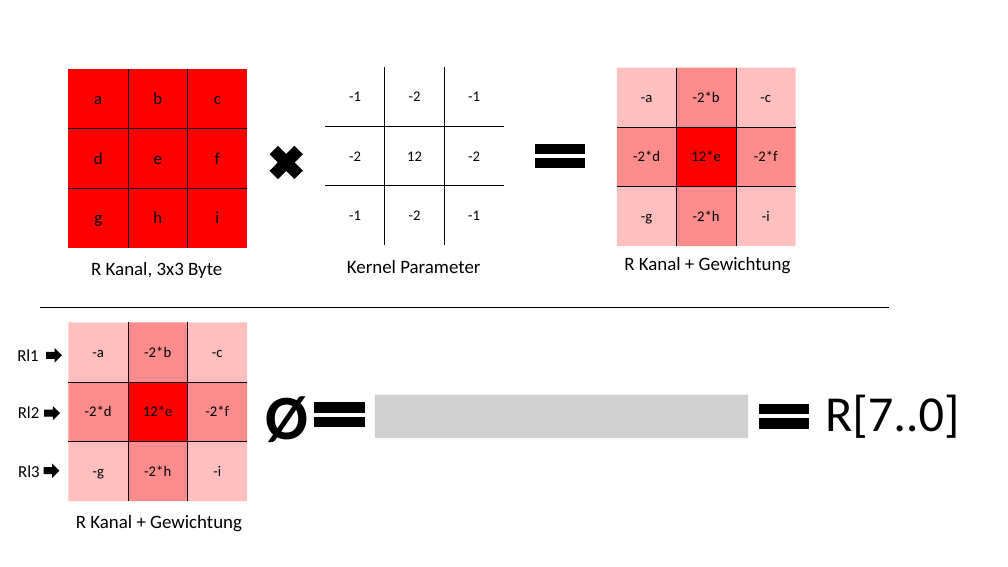
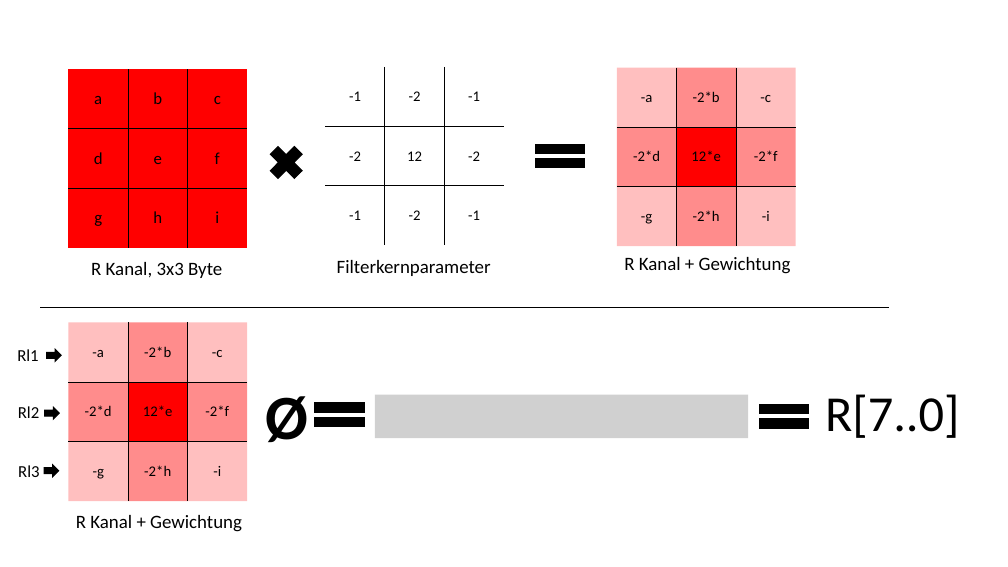
Before and after one commit to Chriss95De/Bachelors-Thesis-VHDL-Pattern-Detection, a slide deck: slide 16 of Dokumentation/Stand Oster/Grafiken.pptx (slide 15 before the commit). Drawn at 1008x567 pixels with LibreOffice and Linux fonts; fonts in the diff are those of the drawing; grey boxes stand for pictures. Boxes give left, top, right and bottom in pixels: in the first picture for what was removed or moved away, otherwise in the second. Text is boxed around its words. In the diff, an @@ line names an element or a change of style, - is before the commit and + after.

```diff
--- a/Dokumentation/Stand Oster/Grafiken.pptx
+++ b/Dokumentation/Stand Oster/Grafiken.pptx
@@ text at [337,260,491,276]: text changed @@
-Kernel Parameter
+Filterkernparameter
```
Also in this commit, not shown: 2 other slides changed, 3 slides added, 7 other files.
